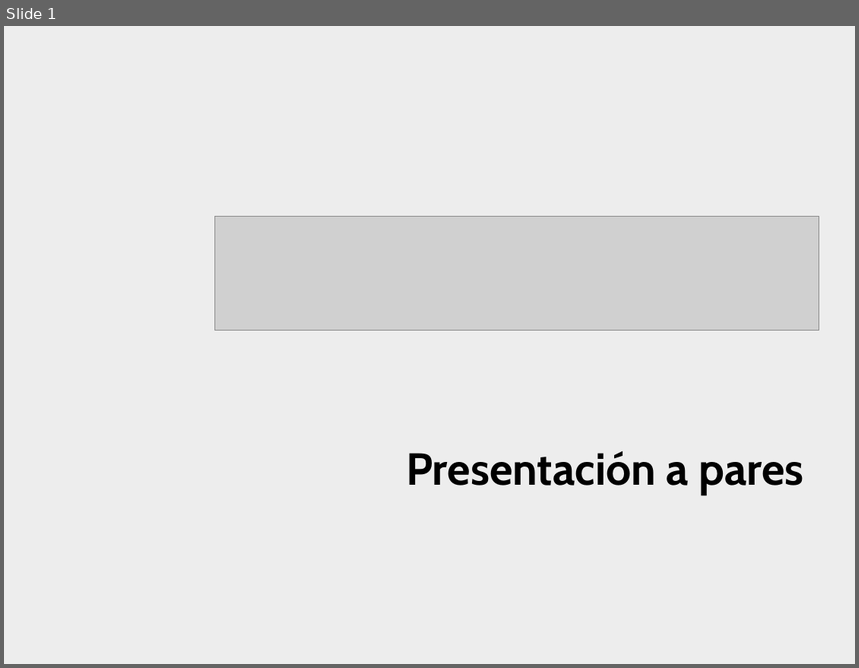
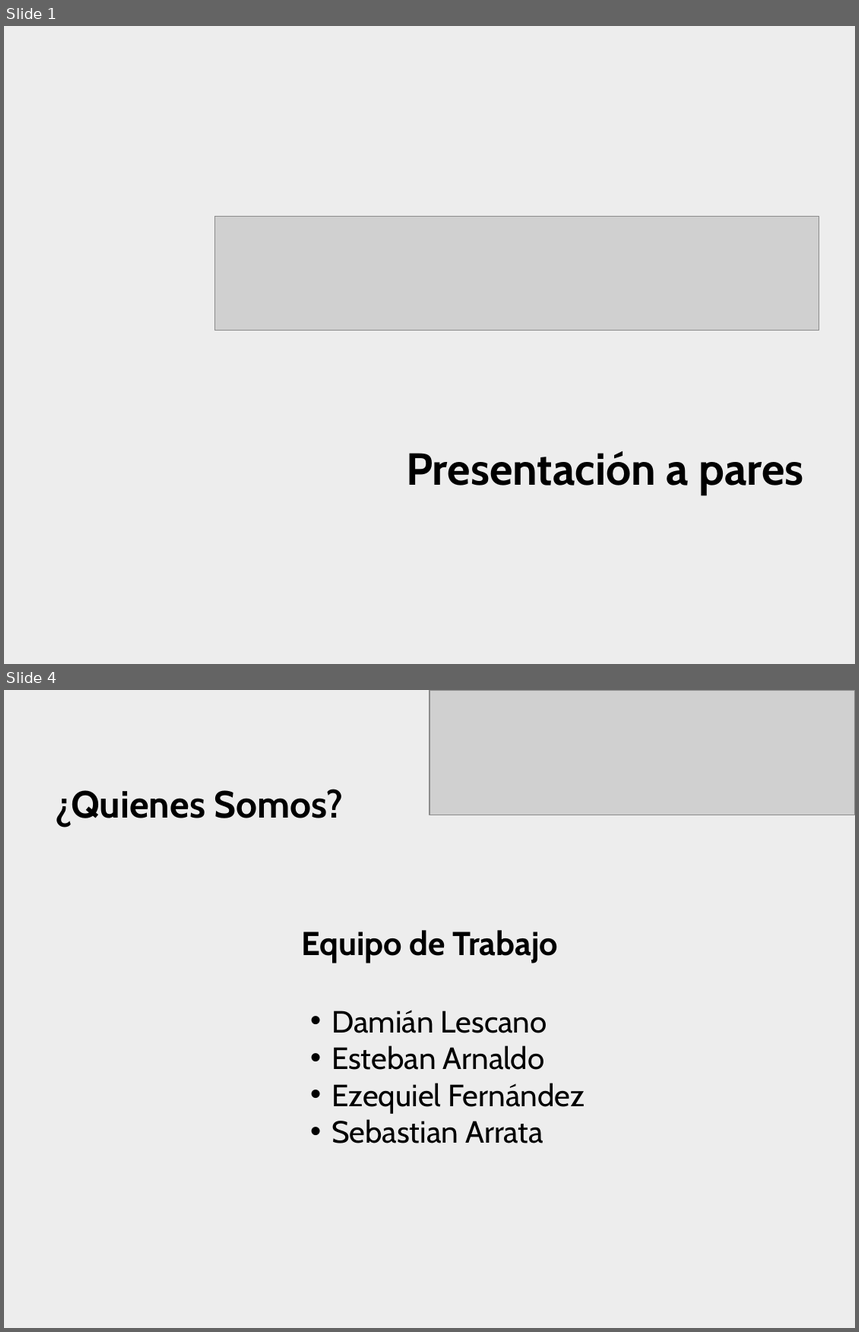
Before and after one commit to damianlezcano/svn-ort, a slide deck: se/Trabajo Profesional/Presentación a pares.pptx. Shown one above the other, each under a label of ours: slide 1 before the commit, slides 1 and 4 after it; the slides between them are not shown. The pictures are 859x668 and 859x1332 pixels, drawn with LibreOffice and Linux fonts; fonts in the diff are those of the drawing; grey boxes stand for pictures; background and template pictures are left out. Boxes give left, top, right and bottom in pixels: in the first picture for what was removed or moved away, otherwise in the second. Text is boxed around its words. In the diff, an @@ line names an element or a change of style, - is before the commit and + after.

```diff
--- a/se/Trabajo Profesional/Presentación a pares.pptx
+++ b/se/Trabajo Profesional/Presentación a pares.pptx
@@ slide 4 added at (4,690,855,1328), background picture (left out) @@
@@ picture added at (430,690,855,815) @@
@@ title added at (55,789,343,825), 32 pt, text #000000, bold @@
+¿Quienes Somos?
@@ text added at (301,930,585,1144), 26 pt, text #000000 @@
+Equipo de Trabajo
+            • Damián Lescano
+            • Esteban Arnaldo
+            • Ezequiel Fernández
+            • Sebastian Arrata
```
Also in this commit, not shown: 1 slide changed, 5 other slides added.
